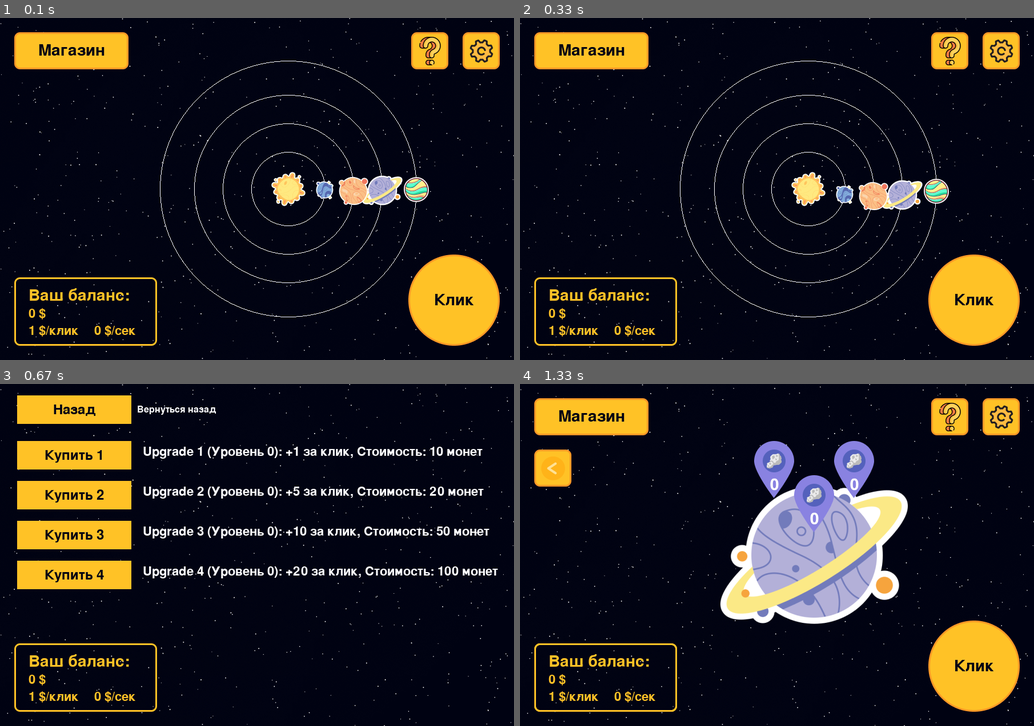
Above: before the commit, frames 1-4 (two rows, left to right).
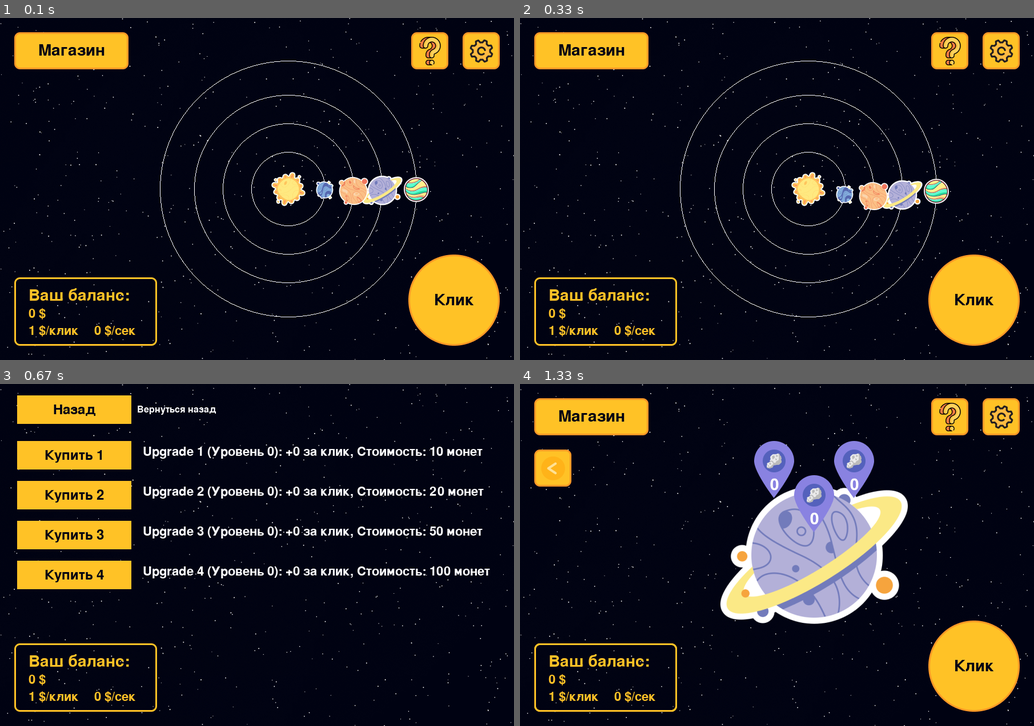
Above: after the commit, the same moments.

Repository: impanikaa/pygameProject
Game: pygame game, started from main.py
Same seed, same stepped clock (60 frames per second), same inputs: the game is played once before the commit and once after it.
Inputs (mouse positions are in pixels of both pictures, inside the frame that each line leads up to):
- Up to frame 1 (0.1 s): no input
- Up to frame 2 (0.33 s): no input
- Up to frame 3 (0.67 s): click "Магазин" at 0.38 s
- Up to frame 4 (1.33 s): click "Назад" at 0.72 s; click (900, 575) at 1.05 s

Frames 1-2 are identical in both runs. In frame 3, 1.1% of the frame differs, in the area x 57-97%, y 18-57%; in frame 4, nothing differs.

Commit message:
все прибавки предметов в магазине начинаются с +0

Diff:
--- a/main.py
+++ b/main.py
@@ -716,7 +716,7 @@
         shop_info = []
         for item in self.items:
             status = "Куплено" if item.purchased else f"Стоимость: {item.cost} монет"
-            info = f"{item.name} (Уровень {item.level}): +{item.click_value} за клик, {status}"
+            info = f"{item.name} (Уровень {item.level}): +{item.click_value - item.base_click_value} за клик, {status}"
             shop_info.append(info)
         return shop_info
 
